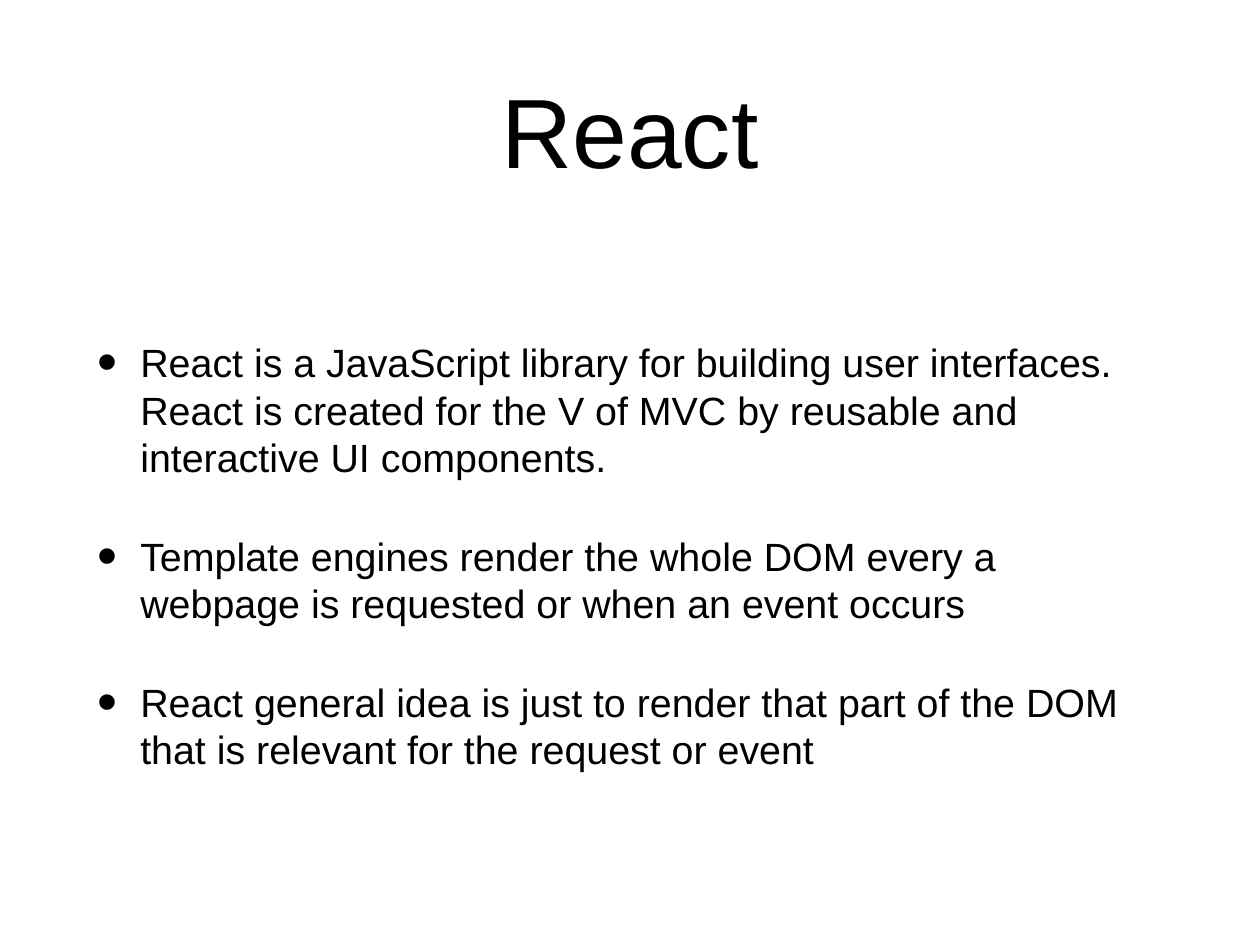
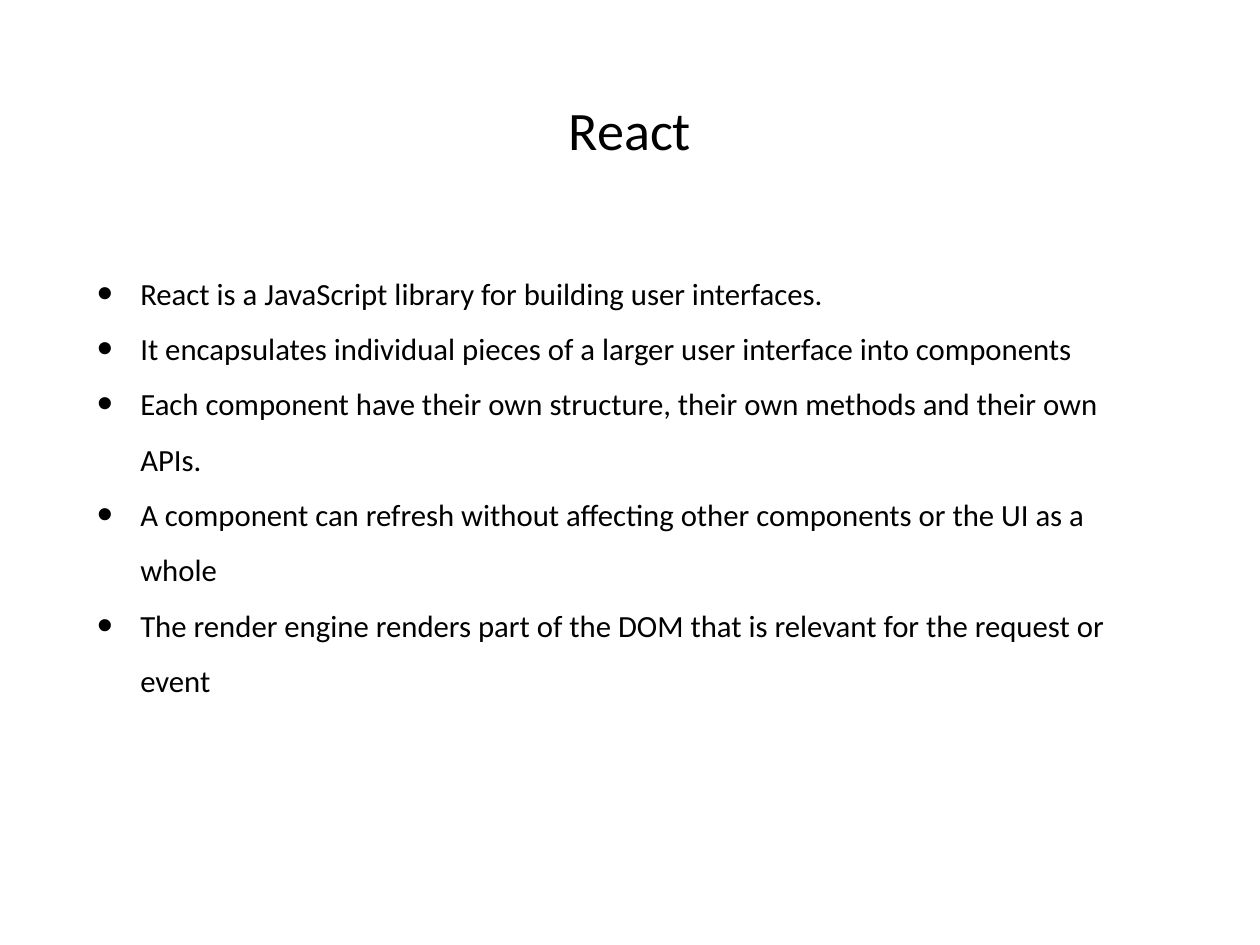
Before and after one commit to hogeschool/Development-5, a slide deck: slide 17 of Lectures/Lecture6/Lesson6.pptx (slide 6 before the commit). Drawn at 1260x945 pixels with LibreOffice and Linux fonts; fonts in the diff are those of the drawing. Boxes give left, top, right and bottom in pixels: in the first picture for what was removed or moved away, otherwise in the second. Text is boxed around its words. In the diff, an @@ line names an element or a change of style, - is before the commit and + after.

```diff
--- a/Lectures/Lecture6/Lesson6.pptx
+++ b/Lectures/Lecture6/Lesson6.pptx
@@ title "React" at <box>569,115,691,151</box>: size 80 to 44 pt, font Arial to Calibri @@
@@ text "React is a JavaScript library ..." at <box>140,283,1104,693</box>: vertical alignment middle to top @@
@@ text at <box>140,283,1104,693</box>: text changed; size 32 to 25 pt; font Arial to Calibri @@
-• React is a JavaScript library for building user interfaces. React is created for the V of MVC by reusable and interactive UI components.
-• Template engines render the whole DOM every a webpage is requested or when an event occurs
-• React general idea is just to render that part of the DOM that is relevant for the request or event
+• React is a JavaScript library for building user interfaces.
+• It encapsulates individual pieces of a larger user interface into components
+• Each component have their own structure, their own methods and their own APIs.
+• A component can refresh without affecting other components or the UI as a whole
+• The render engine renders part of the DOM that is relevant for the request or event
```
Also in this commit, not shown: 8 other slides changed, 14 slides added, 5 slides removed.
